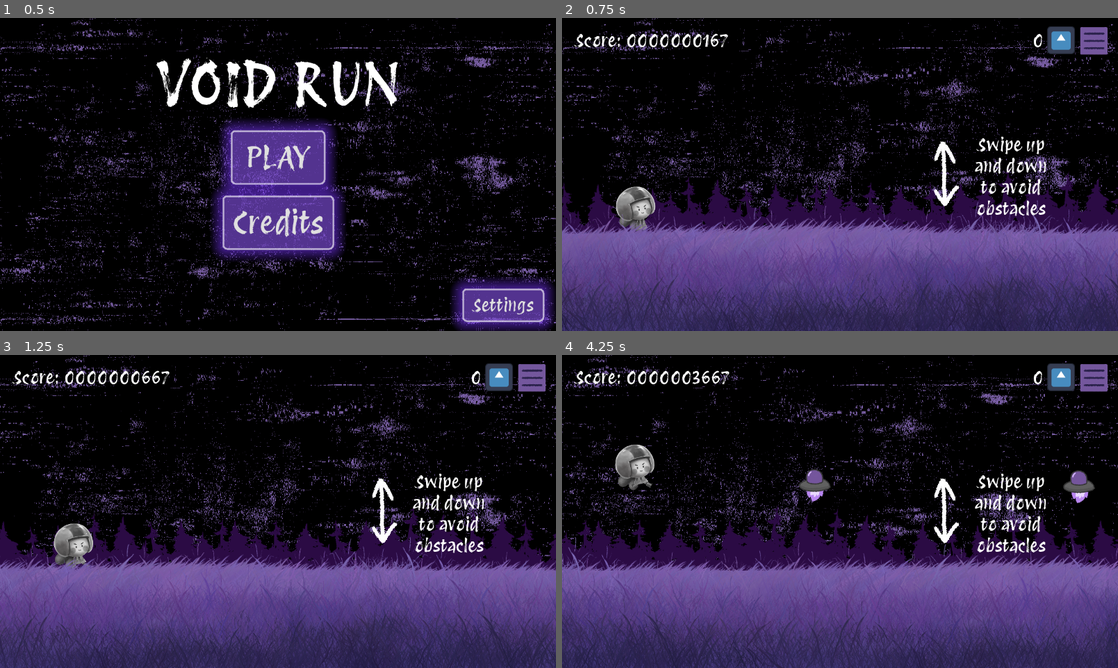
Above: before the commit, frames 1-4 (two rows, left to right).
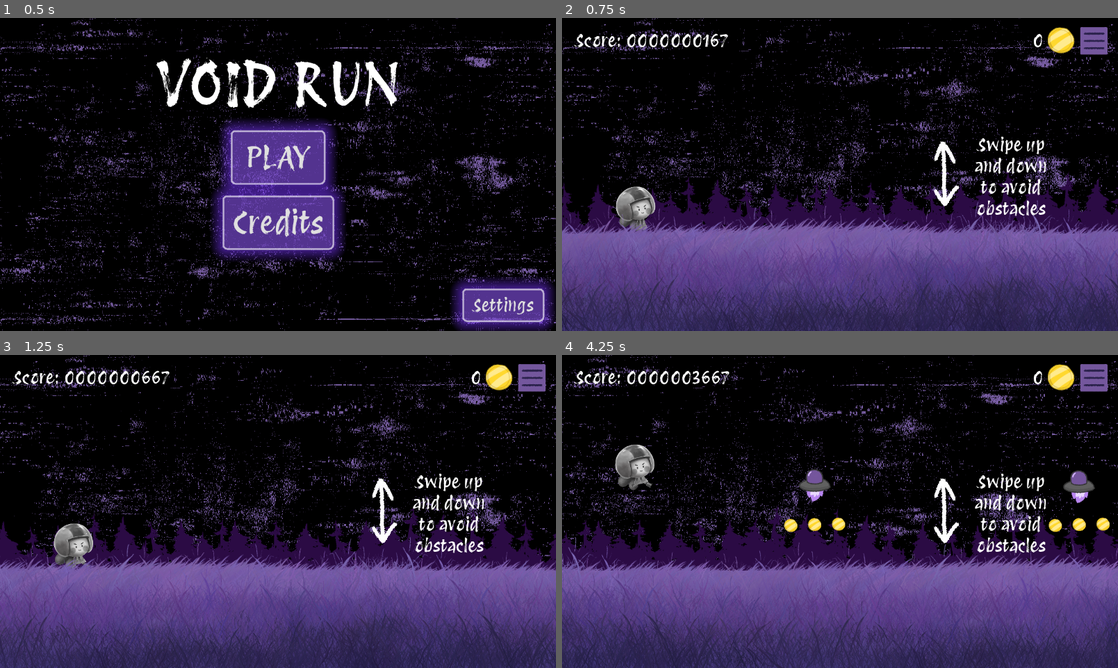
Above: after the commit, the same moments.

Repository: KeyraWebb/mobile-game-small-2025
Game: Godot game, scene res://Scenes/main_menu.tscn
Same seed, same stepped clock (60 frames per second), same inputs: the game is played once before the commit and once after it. The engine's default icon, where the game draws it, is replaced by a stand-in: a white triangle on a blue panel in a dark square.
Inputs (mouse positions are in pixels of both pictures, inside the frame that each line leads up to):
- Up to frame 1 (0.5 s): no input
- Up to frame 2 (0.75 s): click "PLAY" at 0.5 s
- Up to frame 3 (1.25 s): no input
- Up to frame 4 (4.25 s): move the mouse to (962, 495) at 1.27 s; press the mouse at (962, 495) at 1.28 s; hold W (Up) 1.28-2.78 s; move the mouse to (728, 527) at 2.02 s; release the mouse at (728, 527) at 2.03 s; click (728, 527) at 2.1 s; move the mouse to (895, 442) at 2.77 s; press the mouse at (895, 442) at 2.78 s; hold S (Down) 2.78-3.53 s; move the mouse to (812, 574) at 3.52 s; release the mouse at (812, 574) at 3.53 s; hold W (Up) from 3.53 s (still down); click (812, 574) at 3.6 s

Frame 1 is identical in both runs. In frame 2, 0.4% of the frame differs, in the area x 87-93%, y 2-12%; in frame 3, 0.4%; in frame 4, 0.9%, in the area x 39-99%, y 2-57%.

Commit message:
feat(coin): add basic coin collection

Diff:
--- /dev/null
+++ b/infinite-runner/Scenes/Objects/Collectables/coin.gd
@@ -0,0 +1,7 @@
+extends Area2D
+@onready var collider = $CollisionShape2D
+
+func _on_body_entered(body: Node2D) -> void:
+	body.CollectCoin()
+	collider.disabled = true
+	self.visible = false
--- /dev/null
+++ b/infinite-runner/Scenes/Objects/Collectables/coin.tscn
@@ -0,0 +1,19 @@
+[gd_scene load_steps=4 format=3 uid="uid://cc4b0o8pkj4tk"]
+
+[ext_resource type="Script" uid="uid://ci6ulmdvl4jue" path="res://Scenes/Objects/Collectables/coin.gd" id="1_3mmub"]
+[ext_resource type="Texture2D" uid="uid://0rur5qdn0mjx" path="res://Assets/Images/coin.png" id="1_lctct"]
+
+[sub_resource type="CircleShape2D" id="CircleShape2D_3mmub"]
+radius = 15.0
+
+[node name="Coin" type="Area2D"]
+script = ExtResource("1_3mmub")
+
+[node name="Sprite2D" type="Sprite2D" parent="."]
+scale = Vector2(0.25, 0.25)
+texture = ExtResource("1_lctct")
+
+[node name="CollisionShape2D" type="CollisionShape2D" parent="."]
+shape = SubResource("CircleShape2D_3mmub")
+
+[connection signal="body_entered" from="." to="." method="_on_body_entered"]
--- a/infinite-runner/Scenes/Objects/Obstacles/Bot.tscn
+++ b/infinite-runner/Scenes/Objects/Obstacles/Bot.tscn
@@ -1,10 +1,11 @@
-[gd_scene load_steps=8 format=3 uid="uid://svo1l36gi8s3"]
+[gd_scene load_steps=9 format=3 uid="uid://svo1l36gi8s3"]
 
 [ext_resource type="Script" uid="uid://dfu30q5m215xq" path="res://Scripts/obstacle.gd" id="1_vdvmt"]
 [ext_resource type="Texture2D" uid="uid://b7ccn4t0uo1s" path="res://Assets/Images/Obstacles/bot0_4.png" id="2_1bu4c"]
 [ext_resource type="Texture2D" uid="uid://7m3mfykujeg4" path="res://Assets/Images/Obstacles/bot_01.png" id="3_rioja"]
 [ext_resource type="Texture2D" uid="uid://b6fsjyg5mlqga" path="res://Assets/Images/Obstacles/bot_02.png" id="4_1cbfx"]
 [ext_resource type="Texture2D" uid="uid://deen8y0k5gp4f" path="res://Assets/Images/Obstacles/bot_03.png" id="5_8121g"]
+[ext_resource type="PackedScene" uid="uid://cc4b0o8pkj4tk" path="res://Scenes/Objects/Collectables/coin.tscn" id="6_rioja"]
 
 [sub_resource type="CircleShape2D" id="CircleShape2D_1bu4c"]
 radius = 37.5133
@@ -43,4 +44,15 @@
 autoplay = "default"
 frame_progress = 0.454963
 
+[node name="Coins" type="Node2D" parent="."]
+
+[node name="Coin" parent="Coins" instance=ExtResource("6_rioja")]
+position = Vector2(0, 91)
+
+[node name="Coin2" parent="Coins" instance=ExtResource("6_rioja")]
+position = Vector2(55, 90)
+
+[node name="Coin3" parent="Coins" instance=ExtResource("6_rioja")]
+position = Vector2(-55, 93)
+
 [connection signal="body_entered" from="." to="." method="_on_body_entered"]
--- a/infinite-runner/Scenes/game.tscn
+++ b/infinite-runner/Scenes/game.tscn
@@ -16,11 +16,11 @@
 [ext_resource type="Texture2D" uid="uid://bp5f5g4p0u5rs" path="res://Assets/Images/up arrow.png" id="11_nb51f"]
 [ext_resource type="Texture2D" uid="uid://usdh44innev2" path="res://Assets/Images/down arrow.png" id="12_nnt18"]
 [ext_resource type="PackedScene" uid="uid://hsbhl5e2exx1" path="res://Scenes/tutorial.tscn" id="13_iivbl"]
-[ext_resource type="Texture2D" uid="uid://di76lu3eh2sl1" path="res://icon.svg" id="14_7nbq1"]
+[ext_resource type="Texture2D" uid="uid://0rur5qdn0mjx" path="res://Assets/Images/coin.png" id="14_exi56"]
 [ext_resource type="PackedScene" uid="uid://pmnka8v6am3n" path="res://Scenes/Objects/Obstacles/rock_01.tscn" id="16_85qyi"]
 [ext_resource type="PackedScene" uid="uid://08wsn5clwryt" path="res://Scenes/Objects/Obstacles/rock_02.tscn" id="17_iivbl"]
 [ext_resource type="PackedScene" uid="uid://svo1l36gi8s3" path="res://Scenes/Objects/Obstacles/Bot.tscn" id="18_85qyi"]
-[ext_resource type="Script" uid="uid://dbq7datin0uin" path="res://Scripts/powerup_spawner.gd" id="21_exi56"]
+[ext_resource type="Script" path="res://Scripts/powerup_spawner.gd" id="21_exi56"]
 
 [sub_resource type="WorldBoundaryShape2D" id="WorldBoundaryShape2D_eoas8"]
 
@@ -144,7 +144,7 @@
 texture_disabled = ExtResource("12_nnt18")
 texture_focused = ExtResource("12_nnt18")
 
-[node name="Label" type="Label" parent="CanvasLayer"]
+[node name="Coins" type="Label" parent="CanvasLayer"]
 anchors_preset = 1
 anchor_left = 1.0
 anchor_right = 1.0
@@ -160,7 +160,7 @@
 text = "0"
 horizontal_alignment = 2
 
-[node name="TextureRect" type="TextureRect" parent="CanvasLayer/Label"]
+[node name="TextureRect" type="TextureRect" parent="CanvasLayer/Coins"]
 layout_mode = 1
 anchors_preset = 1
 anchor_left = 1.0
@@ -171,7 +171,7 @@
 offset_bottom = 120.0
 grow_horizontal = 0
 scale = Vector2(0.5, 0.5)
-texture = ExtResource("14_7nbq1")
+texture = ExtResource("14_exi56")
 
 [node name="Obstacles" type="Node2D" parent="."]
 script = ExtResource("9_x4fcm")
--- a/infinite-runner/Scripts/gameManager.gd
+++ b/infinite-runner/Scripts/gameManager.gd
@@ -1,10 +1,13 @@
 extends Node2D
 
 var score = 0
+var coins = 0
+
 @export var scoreMagnifier = 1000
 @onready var scoreLabel = $CanvasLayer/Score
 @onready var upButton = $"CanvasLayer/Up Button"
 @onready var downButton = $"CanvasLayer/Down Button"
+@onready var coinLabel = $CanvasLayer/Coins
 
 var pauseAction = InputEventAction.new()
 var upAction = InputEventAction.new()
@@ -44,3 +47,7 @@
 func _on_down_button_button_up() -> void:
 	downAction.pressed = false
 	Input.parse_input_event(downAction)
+
+func AddCoin():
+	coins += 1
+	coinLabel.text = str(coins)
--- a/infinite-runner/Scripts/player.gd
+++ b/infinite-runner/Scripts/player.gd
@@ -12,6 +12,8 @@
 @onready var uprightSprite = $"Upright Sprite"
 @onready var slideSprite = $"Slide Sprite"
 @onready var gameOver = $"../CanvasLayer/Game Over"
+@onready var gameManager = $".."
+
 var sliding = false
 var currentSpeed
 var slideStartPos
@@ -90,3 +92,6 @@
 func _on_upright_sprite_animation_finished() -> void:
 	if uprightSprite.animation == "Jump":
 		uprightSprite.play("Fall")
+
+func CollectCoin():
+	gameManager.AddCoin()
Binary file added: infinite-runner/Assets/Images/coin.png
Not shown, added: infinite-runner/Assets/Images/coin.png.import
Not shown, added: infinite-runner/Scenes/Objects/Collectables/coin.gd.uid
